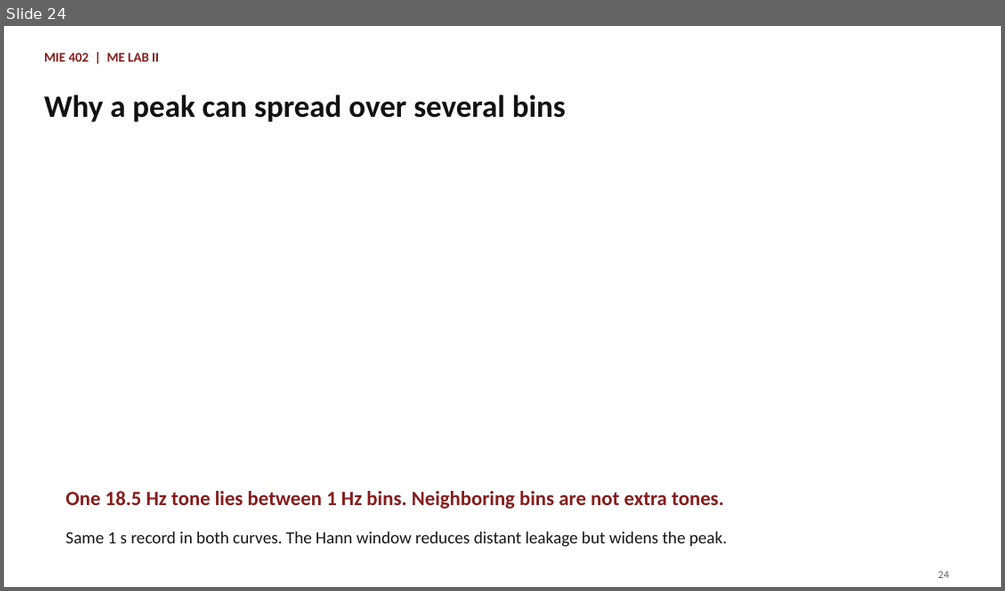
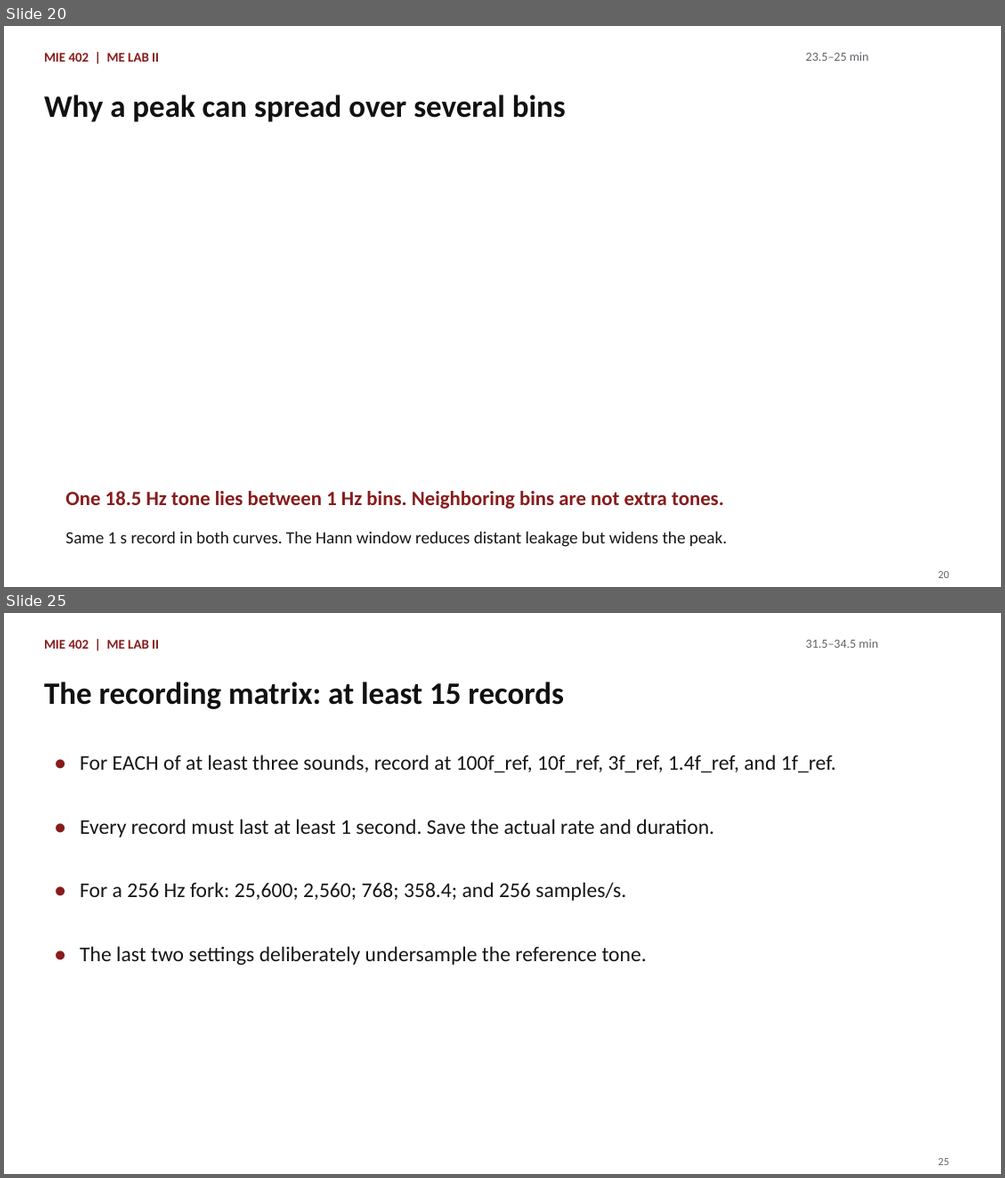
Before and after one commit to Ehsan-Roohi/MIE402-Lab, a slide deck: site/docs/MIE402_Lecture02_Sampling_Jupyter_PreLab1_Fall2026.pptx. Shown one above the other, each under a label of ours: slide 24 before the commit, slides 20 and 25 after it; the slides between them are not shown. The pictures are 1005x591 and 1005x1178 pixels, drawn with LibreOffice and Linux fonts; fonts in the diff are those of the drawing. Boxes give left, top, right and bottom in pixels: in the first picture for what was removed or moved away, otherwise in the second. Text is boxed around its words. In the diff, an @@ line names an element or a change of style, - is before the commit and + after.

Commit message:
Align the 50-minute Lab 1 lecture and pre-lab with sound acquisition and analysis

```diff
--- a/site/docs/MIE402_Lecture02_Sampling_Jupyter_PreLab1_Fall2026.pptx
+++ b/site/docs/MIE402_Lecture02_Sampling_Jupyter_PreLab1_Fall2026.pptx
@@ slide 25 added at (x1=4, y1=613, x2=1001, y2=1174), background #FFFFFF @@
@@ text added at (x1=806, y1=639, x2=878, y2=648), 12 pt, text #5F6368 @@
+31.5–34.5 min
@@ text added at (x1=44, y1=640, x2=159, y2=649), 12.8 pt, text #881C1C, bold @@
+MIE 402 | ME LAB II
@@ text added at (x1=44, y1=682, x2=564, y2=709), 30 pt, text #111111, bold @@
+The recording matrix: at least 15 records
@@ text added at (x1=48, y1=746, x2=66, y2=779), 20.2 pt, text #881C1C, bold @@
+•
@@ text added at (x1=80, y1=755, x2=836, y2=772), 20.2 pt, text #161616 @@
+For EACH of at least three sounds, record at 100f_ref, 10f_ref, 3f_ref, 1.4f_ref, and 1f_ref.
@@ text added at (x1=48, y1=809, x2=66, y2=842), 20.2 pt, text #881C1C, bold @@
+•
@@ text added at (x1=80, y1=819, x2=714, y2=837), 20.2 pt, text #161616 @@
+Every record must last at least 1 second. Save the actual rate and duration.
@@ text added at (x1=48, y1=873, x2=66, y2=906), 20.2 pt, text #881C1C, bold @@
+•
@@ text added at (x1=80, y1=882, x2=626, y2=900), 20.2 pt, text #161616 @@
+For a 256 Hz fork: 25,600; 2,560; 768; 358.4; and 256 samples/s.
@@ text added at (x1=48, y1=937, x2=66, y2=970), 20.2 pt, text #881C1C, bold @@
+•
@@ text added at (x1=80, y1=946, x2=647, y2=965), 20.2 pt, text #161616 @@
+The last two settings deliberately undersample the reference tone.
@@ text added at (x1=938, y1=1158, x2=948, y2=1165), 10.5 pt, text #5F6368 @@
+25
@@ what was slide 24 is now slide 20 @@
@@ slide 20 changed as well @@
@@ text added at (x1=806, y1=52, x2=869, y2=61), 12 pt, text #5F6368 @@
+23.5–25 min
@@ text at (x1=938, y1=571, x2=948, y2=578): text changed @@
-24
+20
```
Also in this commit, not shown: 13 other slides changed, 17 other slides added, 17 slides removed, 15 other files.
